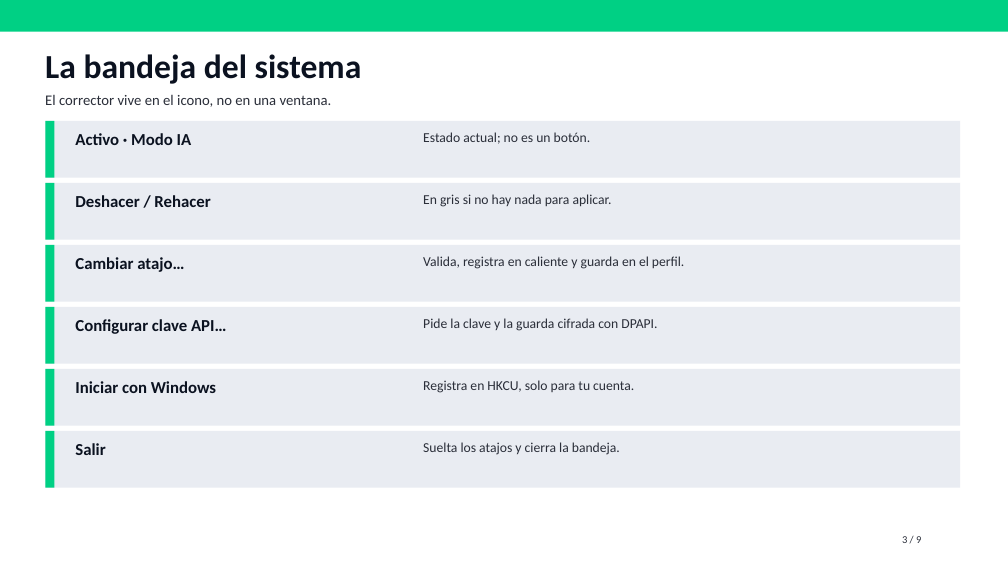
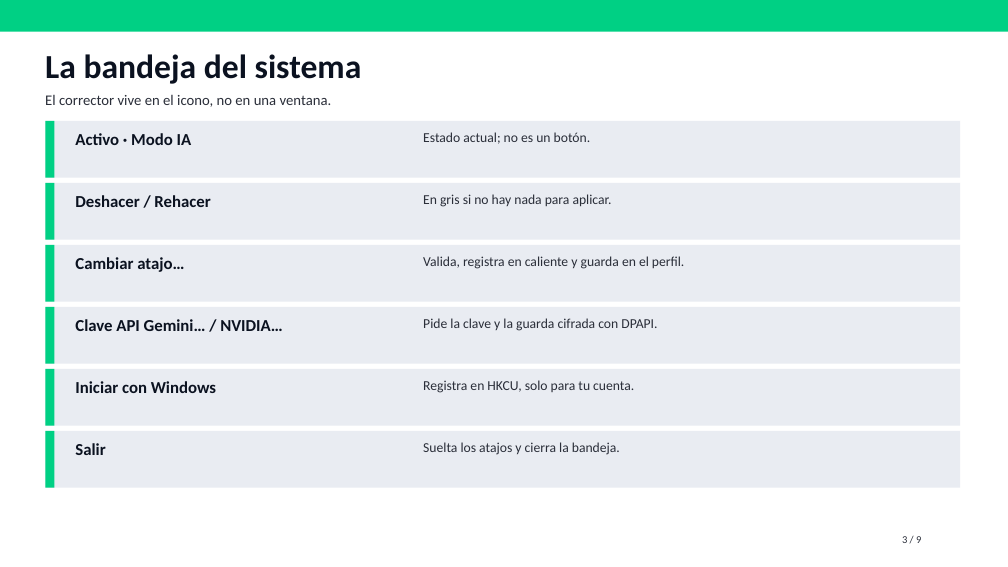
Before and after one commit to carloscus/g360-textofix, a slide deck: slide 4 of docs/manual-g360-textofix.pptx. Drawn at 1008x567 pixels with LibreOffice and Linux fonts; fonts in the diff are those of the drawing. Boxes give left, top, right and bottom in pixels: in the first picture for what was removed or moved away, otherwise in the second. Text is boxed around its words. In the diff, an @@ line names an element or a change of style, - is before the commit and + after.

Commit message:
docs: refleja nube (NVIDIA+Gemini), menu de claves y --probar-api

```diff
--- a/docs/manual-g360-textofix.pptx
+++ b/docs/manual-g360-textofix.pptx
@@ text at bbox=[75, 319, 282, 331]: text changed @@
-Configurar clave API…
+Clave API Gemini… / NVIDIA…
```
Also in this commit, not shown: 2 other slides changed, 3 other files.
